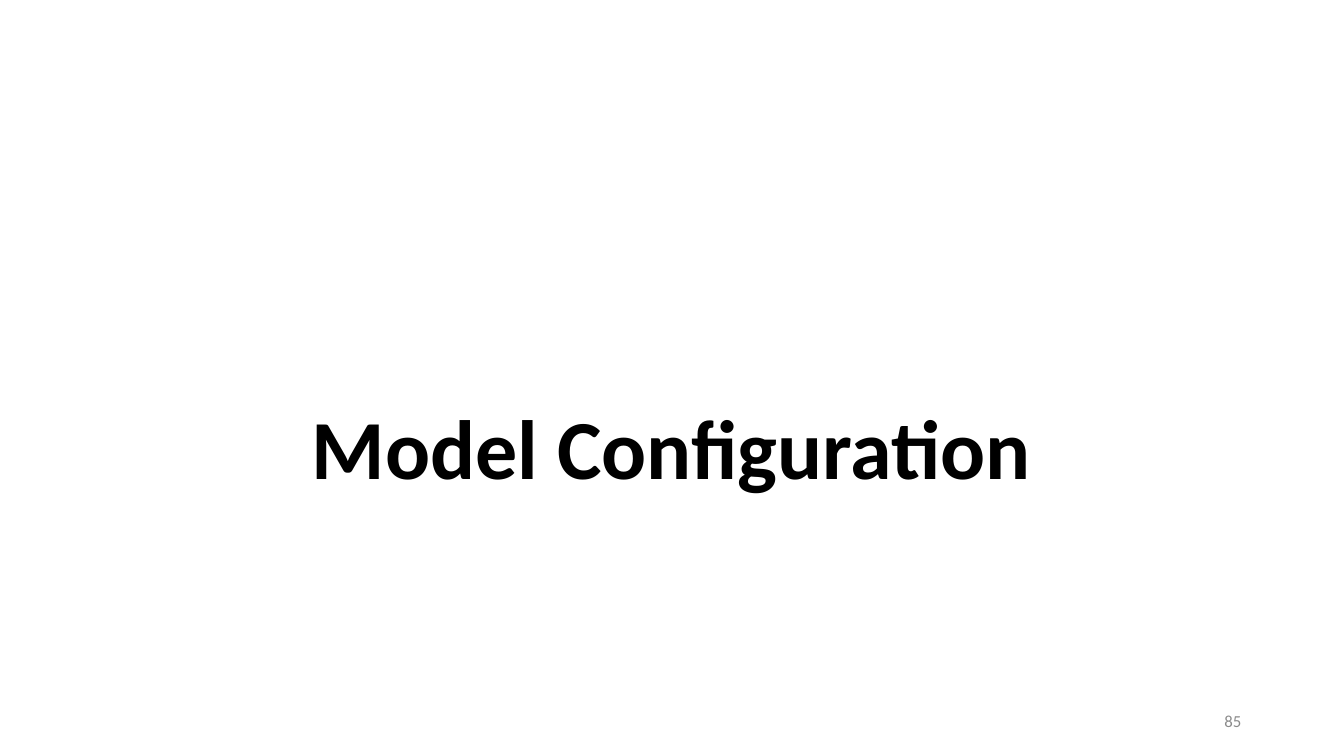
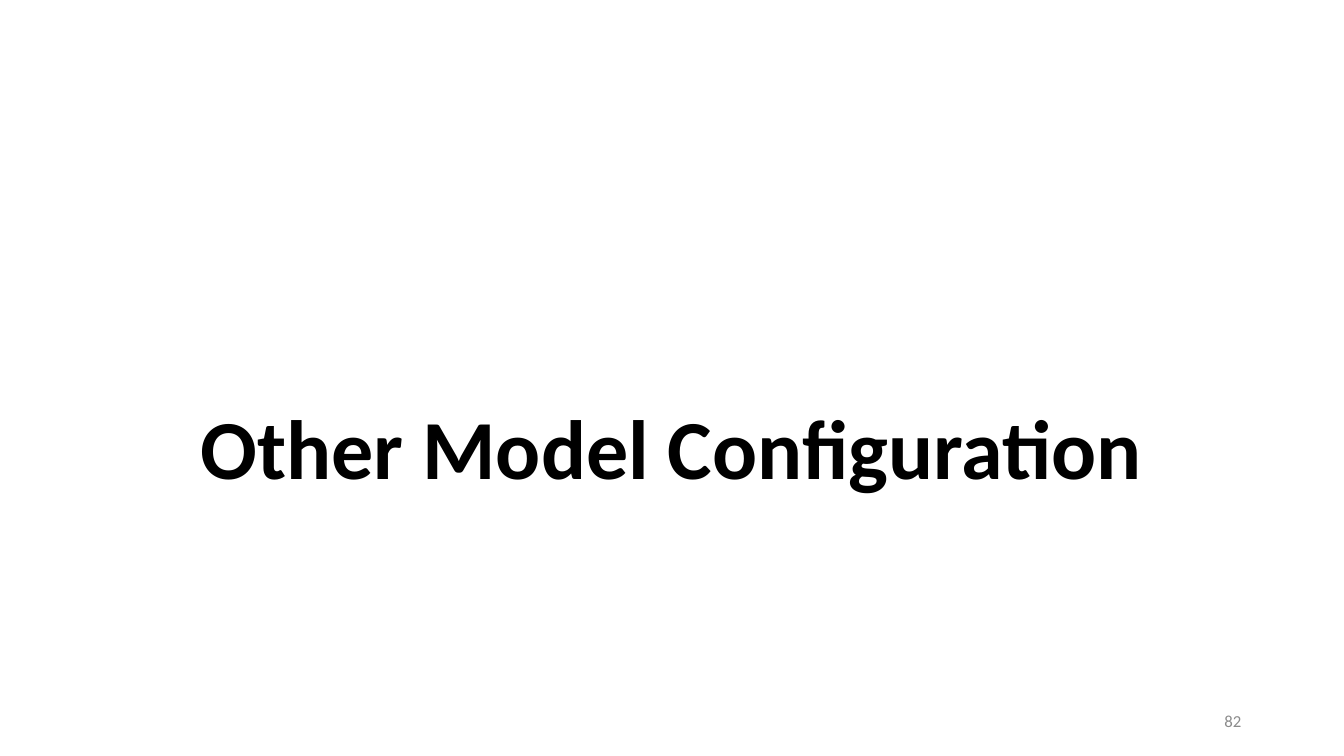
Before and after one commit to JackNico7/Computational-Thinking, a slide deck: slide 82 of presentation/introduction_to_javascript-based_simulation.pptx (slide 85 before the commit). Drawn at 1344x756 pixels with LibreOffice and Linux fonts; fonts in the diff are those of the drawing. Boxes give left, top, right and bottom in pixels: in the first picture for what was removed or moved away, otherwise in the second. Text is boxed around its words. In the diff, an @@ line names an element or a change of style, - is before the commit and + after.

Commit message:
Update model description

```diff
--- a/presentation/introduction_to_javascript-based_simulation.pptx
+++ b/presentation/introduction_to_javascript-based_simulation.pptx
@@ title at (x1=201, y1=420, x2=1142, y2=494): text changed @@
-Model Configuration
+Other Model Configuration
@@ page number at (x1=1224, y1=715, x2=1241, y2=727): text changed @@
-85
+82
```
Also in this commit, not shown: 5 other slides changed, 1 slide added, 2 slides removed, 21 other files.
